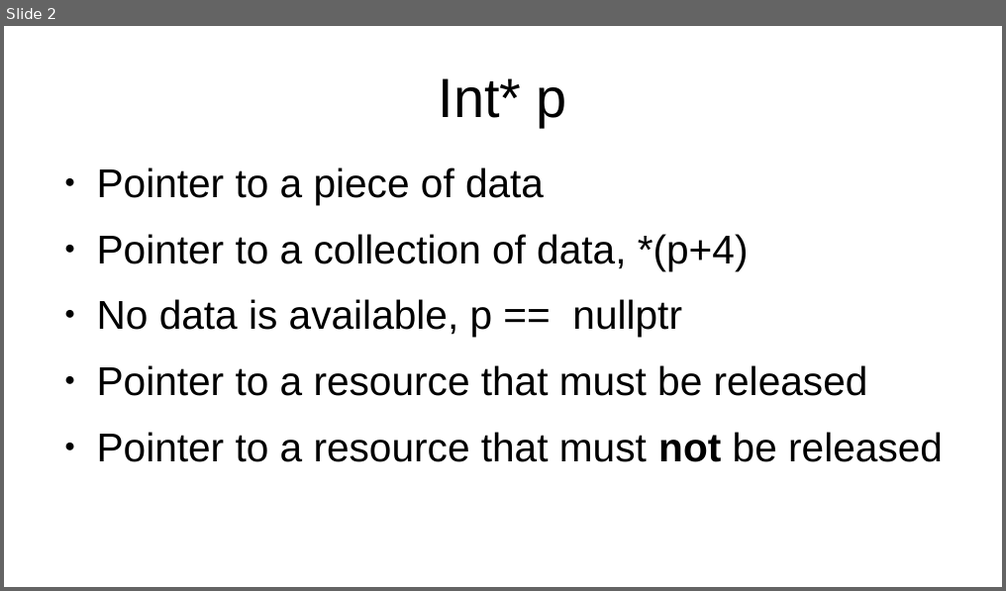
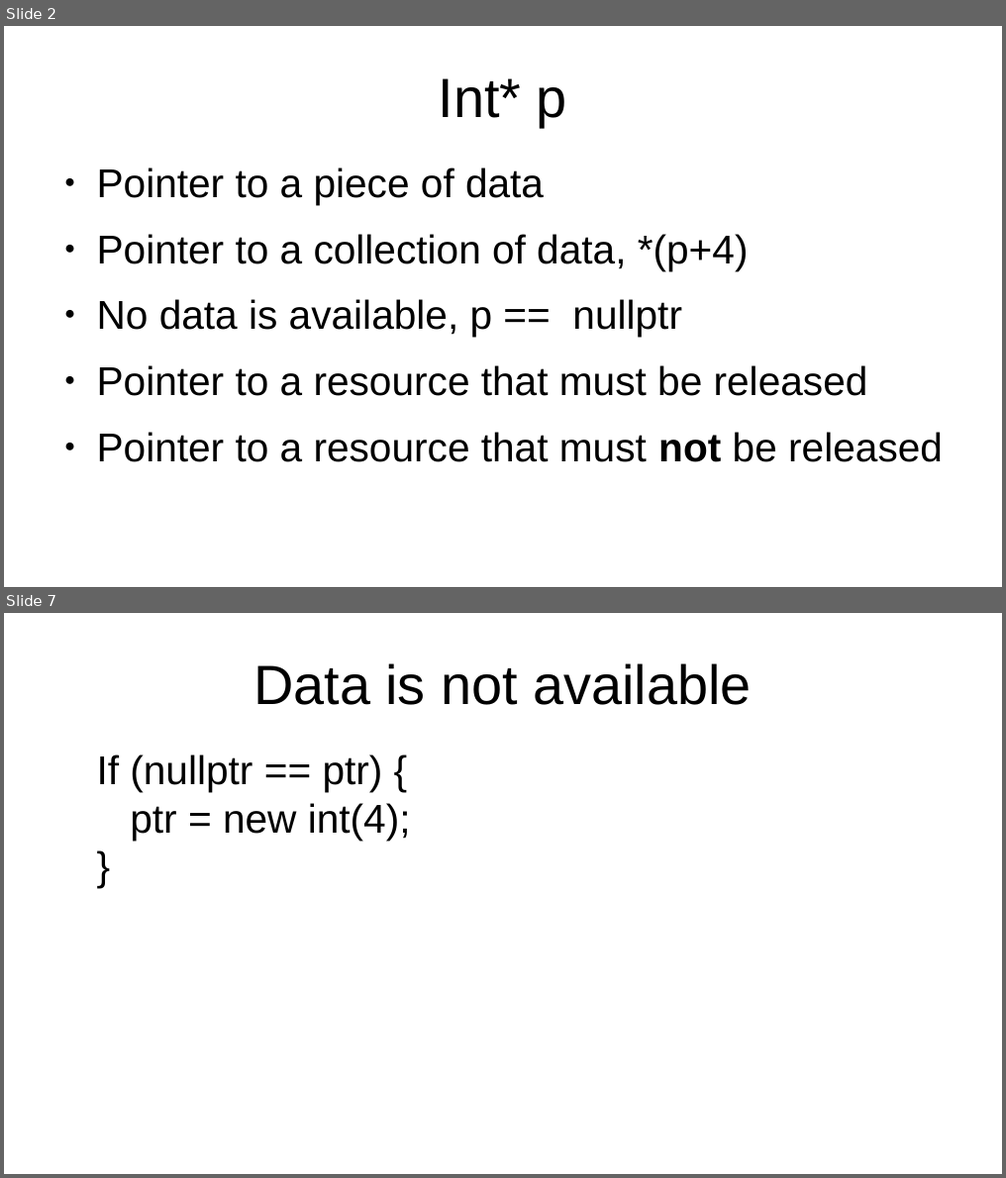
Before and after one commit to marcpawl/nullptr, a slide deck: slideshow.odp. Shown one above the other, each under a label of ours: slide 2 before the commit, slides 2 and 7 after it; the slides between them are not shown. The pictures are 1006x591 and 1006x1178 pixels, drawn with LibreOffice and Linux fonts; fonts in the diff are those of the drawing. Boxes give left, top, right and bottom in pixels: in the first picture for what was removed or moved away, otherwise in the second. Text is boxed around its words. In the diff, an @@ line names an element or a change of style, - is before the commit and + after.

```diff
--- a/slideshow.odp
+++ b/slideshow.odp
@@ slide 7 added at box(4, 613, 1002, 1174), background #FFFFFF @@
@@ title added at box(253, 663, 750, 705), 44 pt, text #000000 @@
+Data is not available
@@ text added at box(97, 755, 411, 840), 32 pt, text #000000 @@
+If (nullptr == ptr) {
+ptr = new int(4);
+}
```
Also in this commit, not shown: 13 other slides added.
